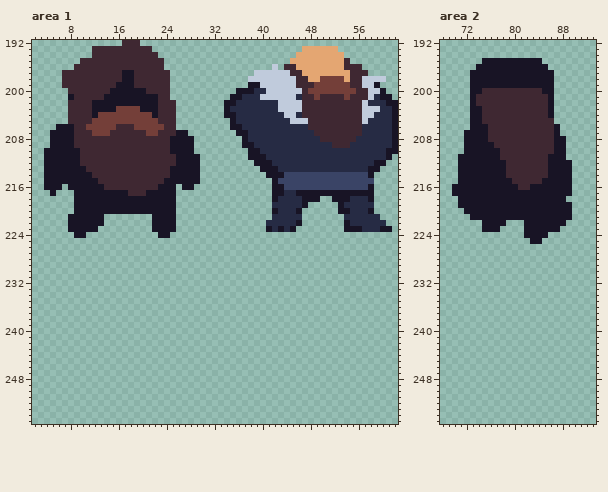
One commit to this pixel-art file: Assets/Art/Sprites/Dev-sprites.aseprite. Above, as it was before the edit.
512x512 pixels, 1 frame. Colours within 5 levels of each other are drawn and written as one. Shown: area 1: x 2..62, y 192..255; area 2: x 68..93, y 192..255.
The same view after the edit:
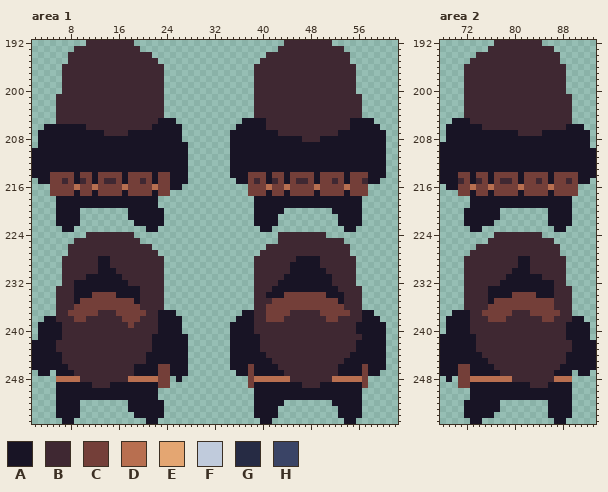
Palette (. is transparent): A #181425  B #3f2832  C #743f39  D #b86f50  E #e4a672  F #c0cbdc  G #262b44  H #3a4466
Change:
Changed rows in their new state; - is an unchanged pixel.
Area 1:
first column x 2:
192 ---------BBBBBB--.------------------------BBBBBBBB-----------
193 -------BBB--------..---------------------BBBBBBBBBBB---------
194 ------BBBB----------.------------------BBBBBBBBBBBBBB--------
195 ------BB-------------.----------------BBBBBBBBBBBBBB---------
196 -----BB------------------------------BBBBB--BBBBBBBB--.------
197 ---------------BB-----.--------------BBBBBB--BBBBBBBB-..-----
198 ---------------BB-----.-------------.BBBBBBB--BBBBBBB-.....--
199 --------------BBB-----.-------------.BBBBBBB---BBBBBB-....---
200 -----B-------BBBBBB---.-----------...BBBBBBBB-BBBBBBBB.....--
201 ----BBB-----BBBBBBBBB-.----------....BBBBBBBB--B----B--.....-
202 ----BB----BBBBBBBBBBB-..--------.....BBBBBBBB----------......
203 ----BB----BBBBBBBBBBB-..--------.....BBBBBBBB----------......
204 ----BB----BBBBBBBBBBB-..--------.....BBBBBBBB----------......
205 ----BB----BBBBBBBBBBBAAA---------..AAAABBBBBBB-------AAAA....
206 --AA---AABBBBB---BBBAAAAA--------.-AAAABBBBBBB-------AAAAA...
207 -AA----AAAAAB---AAAAAAAA-.-------A--AAAAABBBBBB----AAAAAAAA..
208 -AA----AAAAAAAAAAAAAAAA--..------AA-AAAAAAAAABBBAAAAAAAAAAA..
209 -AA----AAAAAAAAAAAAAAAA---.------AA--AAAAAAAAAAAAAAAAAAAAAA..
210 AA------AAAAAAAAAAAAAAA---.------AAA--AAAAAAAAAAAAAAAAAAAAA..
211 AA------AAAAAAAAAAAAAAAA--..-----AAA---AAAAAAAAAAAAAAAAAAAA.-
212 AA------AAAAAAAAAAAAAAAA--..-----AAAA---AAAAAAAAAAAAAAAAA----
213 AA-------AAAAAAAAAAAAAA---..-----AAAAA---AAAAAAAAAAAAAAA--A--
214 AA-CCCC-CCACCCCACCCCACC---..-----AAACCC-CCACCCCACCCCACCC-AA--
215 -A-CCBC-BC-C--CACC-CACC---..------AACBCABCACBBCACCBCACCBAA---
216 --.CCCCDCCDCCCCDCCCCDCC-A..---------CCCDCCDCCCCDCCCCDCCC.----
217 ---CCCC-CC-CCCC-CCCC-CC.------------CCCACCACCCC-CCCC-CCC.----
218 ----AAA--------------...-------------AAA-AAAA---AA---AA..----
219 ----AAA--------------...-------------AAAAAAAA-AAAAA-AAA..----
220 ----AAA-........------..-------------AAA-A...-----A--AA..----
221 ----AA--....----AAAA--..-------------AAAA....------AAAA...---
222 ----AA--....-----AAA--..-------------AAAA....------A-AA....--
223 -----A-....--------A-...--------------A-....----------......-
224 -------..BBBBBBBB----..------------------BBBBBBBB------------
225 -------BBBBBBBBBBB-----------------------BBBBBBBBBBB---------
226 ------BBBBBBBBBBBBBB-------------------BBBBBBBBBBBBBB--------
227 ------BBBBBBBBBBBBBBB-----------------BBBBBBBBBBBBBBB--------
228 -----BBBBBBAABBBBBBBBB---------------BBBBBBBAAAABBBBBB-------
229 -----BBBBBBAABBBBBBBBB---------------BBBBBBAAAAABBBBBB-------
230 -----BBBBBBAAABBBBBBBB---------------BBBBBBAAAAAABBBBB-------
231 -----BBBBAAAAAABBBBBBB---------------BBBBBAAAAAAAABBBB-------
232 -----BBAAAAAAAAABBBBBB---------------BBBBAAAAAAAAABBBB-------
233 ----BBBAAAAAAAAAAABBBB---------------BBBAAAAAAAAAAABBBB------
234 ----BBBAAACCCCAAAABBBB---------------BBAAACCCCCCCAAABBB------
235 ----BBBACCCCCCCCCABBBB---------------BBBCCCCCCCCCCCABBB------
236 ----BBBCCCCCCCCCCCBBBB---------------BBCCCCCCCCCCCCCBBB------
237 ----BBCCCCCBBBCCCCCBBAAA-----------AABBCCCCBBBBBCCCCCBBAA----
238 --AABBBCCBBBBBBCCCBBBAAAA---------AAABBCCCBBBBBBBCCBBBBAAA---
239 -AAAABBBBBBBBBBBCBBBBAAAA--------AAAABBBBBBBBBBBBBBBBBAAAAA--
240 -AAAABBBBBBBBBBBBBBBBAAAA--------AAAABBBBBBBBBBBBBBBBBAAAAA--
241 -AAAABBBBBBBBBBBBBBBAAAAAA-------AAAAABBBBBBBBBBBBBBBBBAAAA--
242 AAAABBBBBBBBBBBBBBBBAAAAAA-------AAAAABBBBBBBBBBBBBBBBAAAAA--
243 AAAABBBBBBBBBBBBBBBBAAAAAA-------AAAAABBBBBBBBBBBBBBBBAAAAA--
244 AAAAABBBBBBBBBBBBBBAAAAAAA-------AAAAAABBBBBBBBBBBBBBAAAAAA--
245 AAAAABBBBBBBBBBBBBBAAAAAAA-------AAAAAAABBBBBBBBBBBBAAAAAAA--
246 AAAAAABBBBBBBBBBBAAAACCAAA-------AAACAAAABBBBBBBBBBAAAACAAA--
247 -AA-AAABBBBBBBBBBAAAACCAAA--------AACAAAAABBBBBBBBBAAAACAA---
248 ----DDDDBBBBBBBBDDDDDCC-A-----------CDDDDDDBBBBBBBDDDDDC-----
249 ----AAAAAABBBAAAAAAAACC-------------CAAAAAAAABBBAAAAAAAC-----
250 ----AAAAAAAAAAAAAAAAA----------------AAAAAAAAAAAAAAAAAA------
251 ----AAAAAAAAAAAAAAAAA----------------AAAAAAAAAAAAAAAAAA------
252 ----AAAA--------AAAAAA---------------AAAAA--------AAAAA------
253 ----AAAA--------AAAAAA---------------AAAA----------AAAA------
254 ----AAAA---------AAAAA---------------AAAA----------AAAA------
255 -----AA------------AA-----------------AA------------AA-------
Area 2:
first column x 68:
192 ---------BBBBBBBB---------
193 --------BBBBBBBBBBB-------
194 ------BBBBBBBBBBBBBB------
195 -----BBBBBBBBBBBBBBB------
196 ----BBBBBBBBBBBBBBBBB-----
197 ----BBBBBBBBBBBBBBBBB-----
198 ----BBBBBBBBBBBBBBBBB-----
199 ----BBBBBBBBBBBBBBBBB-----
200 ----BBB----------BBBB-----
201 ----BB------------BBBB----
202 ----BB------------BBBB----
203 ----BBB-----------BBBB----
204 ----BBB-----------BBBB----
205 --AAABB------------BBB----
206 -AAAA--B-----------BBAAA--
207 -AAA----AAAAA----AA-AAAAA-
208 -AAA----AAAAAAAAAAA--AAAA-
209 AAAA-----AAAAAAAAAA--AAAA-
210 AAAA------AAAAAAAAA--AAAAA
211 AAA-------AAAAAAAA---AAAAA
212 AAA--------AAAAAAA----AAAA
213 AAA--------AAAAAAA----AAAA
214 AAACC-CC-CCCCACCCC-CCCCAAA
215 AAABC-BC-CBBCACC-C-CCBCAA-
216 -A-CCDCCDCCCCDCCCCDCCCC---
217 --.CC-CC-CCCC-CCCC-CCCC---
218 ---..----------------A----
219 ---..---------------------
220 ----------........--------
221 ----A-----........--------
222 ----AAA--..---....---A----
223 -----AA...----.....-A-----
224 ---------BBBBBBBB.--------
225 --------BBBBBBBBBBB-------
226 ------BBBBBBBBBBBBBB------
227 -----BBBBBBBBBBBBBBB------
228 ----BBBBBBBBBAABBBBBB-----
229 ----BBBBBBBBBAABBBBBB-----
230 ----BBBBBBBBAAABBBBBB-----
231 ----BBBBBBBAAAAAABBBB-----
232 ----BBBBBBAAAAAAAAABB-----
233 ----BBBBAAAAAAAAAAABBB----
234 ----BBBBAAAACCCCAAABBB----
235 ----BBBBACCCCCCCCCCBBB----
236 ----BBBBCCCCCCCCCCCBBB----
237 --AAABBCCCCCBBBCCCCCBB----
238 -AAAABBBCCCBBBBBBCCBBBAA--
239 -AAAABBBBBBBBBBBBBBBBAAAA-
240 -AAAABBBBBBBBBBBBBBBBAAAA-
241 AAAAAABBBBBBBBBBBBBBBAAAA-
242 AAAAAABBBBBBBBBBBBBBBBAAAA
243 AAAAAABBBBBBBBBBBBBBBBAAAA
244 AAAAAAABBBBBBBBBBBBBBAAAAA
245 AAAAAAAABBBBBBBBBBBBBAAAAA
246 AAACCAAAABBBBBBBBBBBAAAAAA
247 AAACCAAAAABBBBBBBBBAAA-AA-
248 -A-CCDDDDDDDBBBBBBBDDD----
249 ---CCAAAAAAAAAABBBAAAA----
250 -----AAAAAAAAAAAAAAAAA----
251 -----AAAAAAAAAAAAAAAAA----
252 ----AAAAAA--------AAAA----
253 ----AAAAAA--------AAAA----
254 ----AAAAA---------AAAA----
255 -----AA------------AA-----
